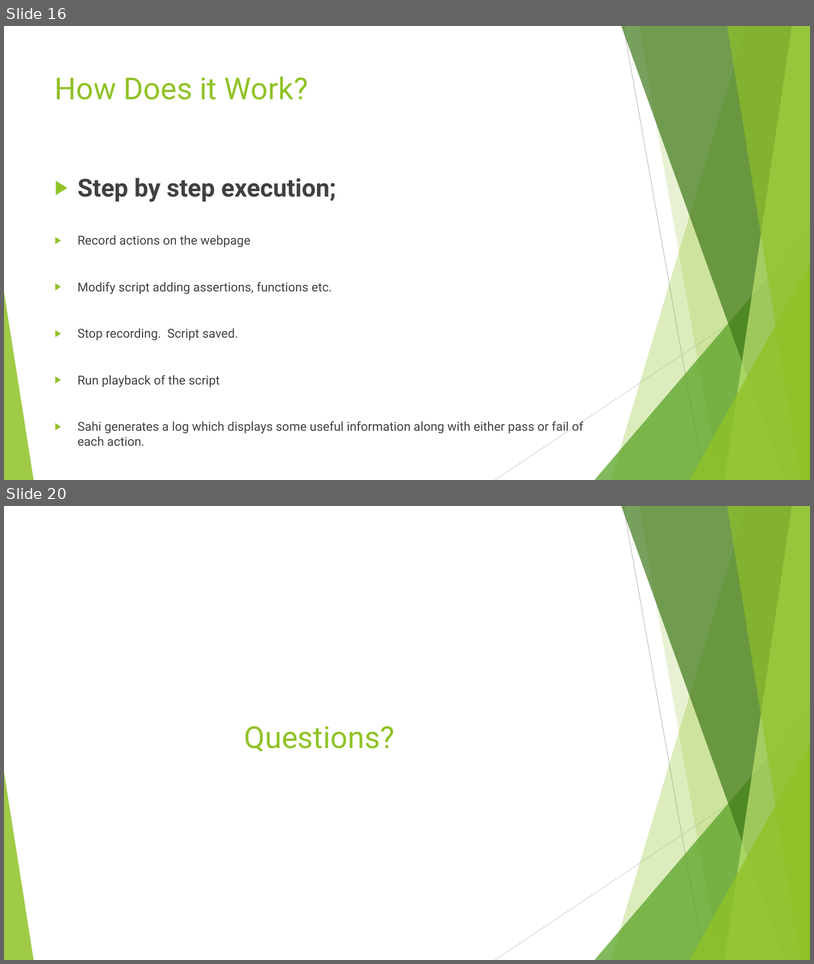
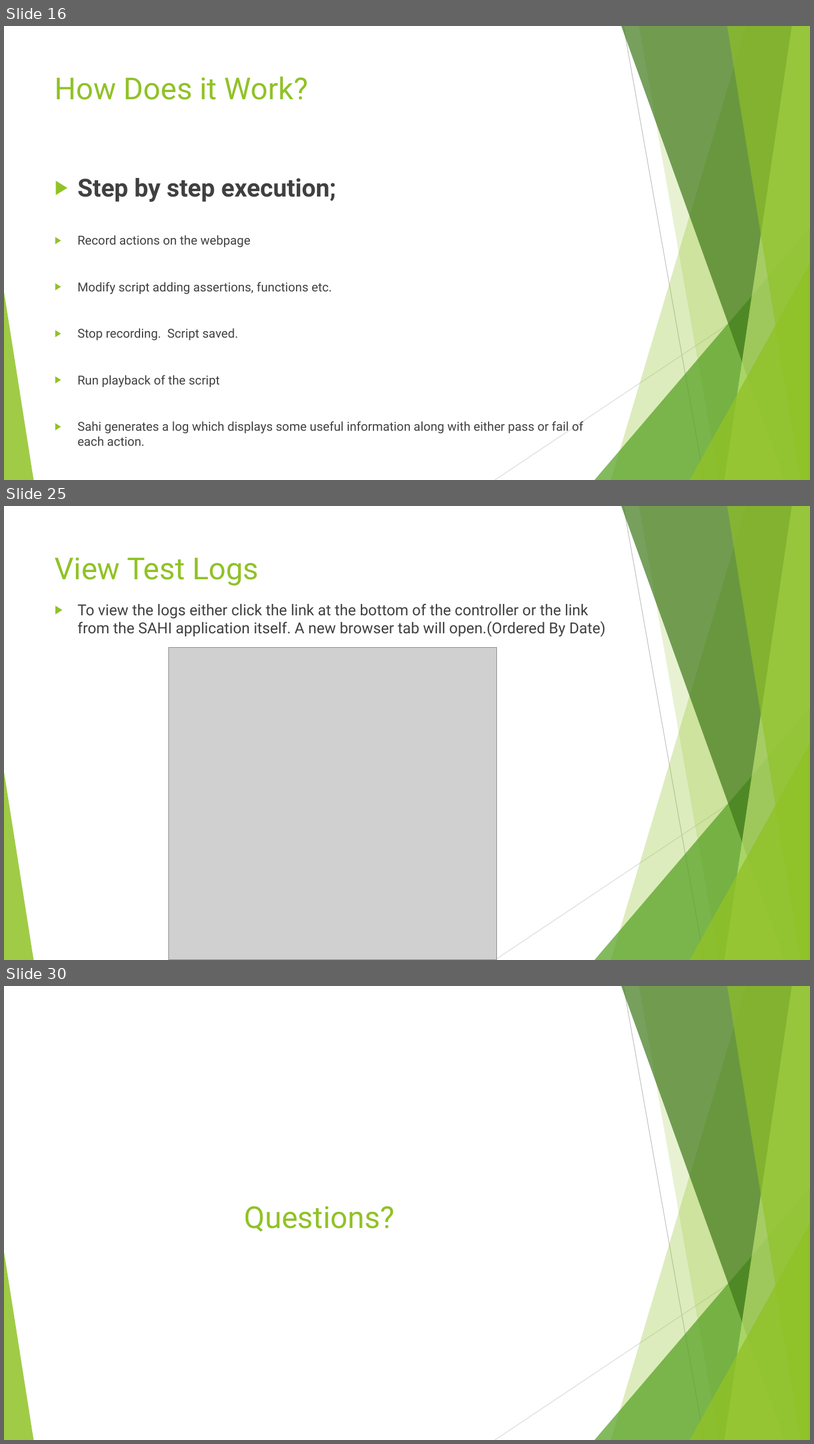
Before and after one commit to JamesDaniel/Software-Quality-Assurance-Group-CA, a slide deck: SQA Presentation_updated.pptx. Shown one above the other, each under a label of ours: slides 16 and 20 before the commit, slides 16, 25 and 30 after it; the slides between them are not shown. The pictures are 814x964 and 814x1444 pixels, drawn with LibreOffice and Linux fonts; fonts in the diff are those of the drawing; grey boxes stand for pictures. Boxes give left, top, right and bottom in pixels: in the first picture for what was removed or moved away, otherwise in the second. Text is boxed around its words. In the diff, an @@ line names an element or a change of style, - is before the commit and + after.

```diff
--- a/SQA Presentation_updated.pptx
+++ b/SQA Presentation_updated.pptx
@@ slide 25 added at [4,506,810,960], background #FFFFFF; not listed: 10 template elements that a slide beside it also shows @@
@@ title added at [55,557,258,586], 36 pt, text #90C226 @@
+View Test Logs
@@ text added at [78,604,606,637], 18 pt, text #404040 @@
+▶ To view the logs either click the link at the bottom of the controller or the link from the SAHI application itself. A new browser tab will open.(Ordered By Date)
@@ picture added at [168,648,497,960] @@
@@ what was slide 20 is now slide 30 @@
```
Also in this commit, not shown: 3 slides changed, 10 other slides added, 1 slide removed, 3 other files.
